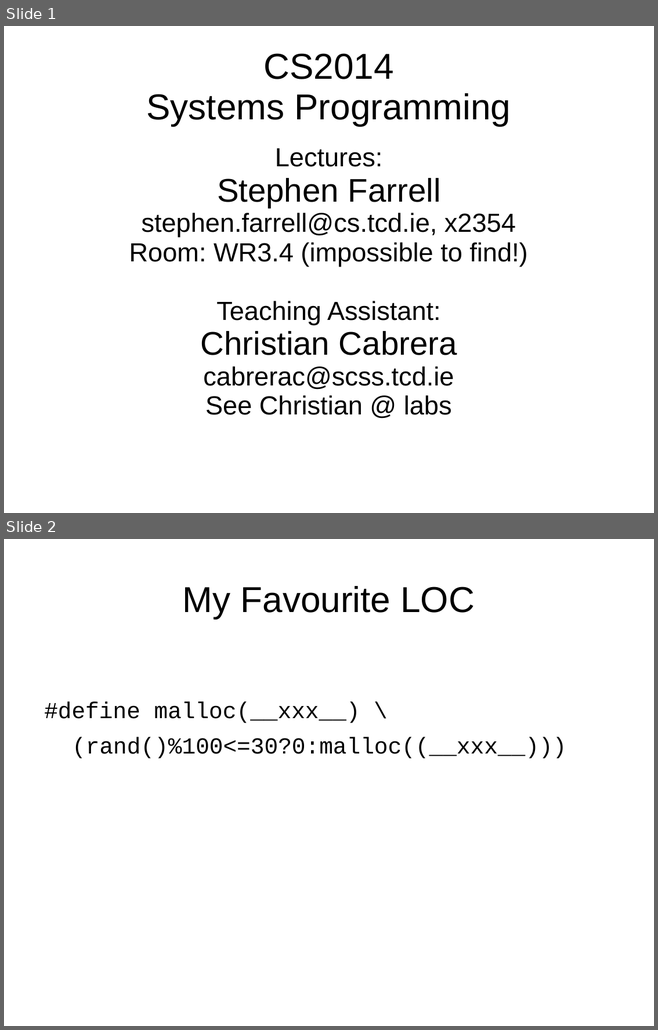
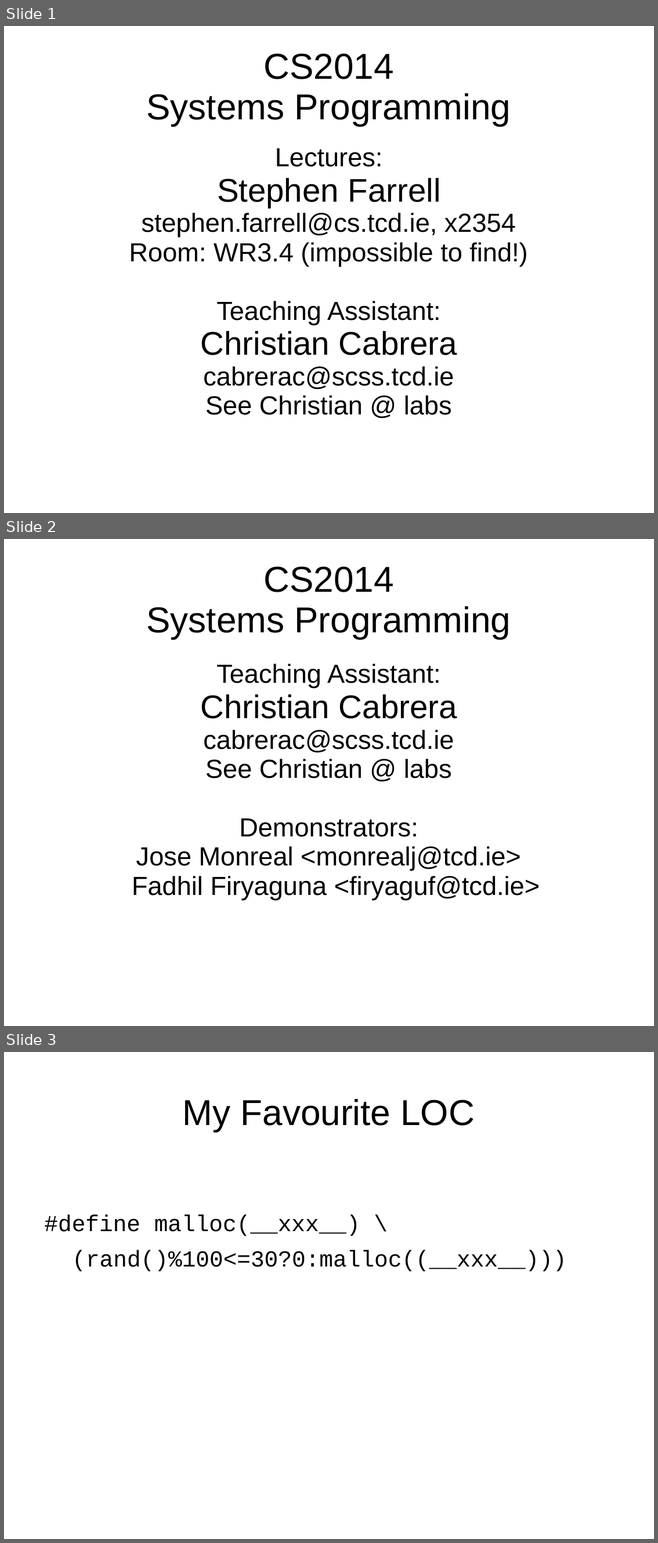
Before and after one commit to sftcd/cs2014, a slide deck: lectures/intro.ppt. Shown one above the other, each under a label of ours: slides 1 and 2 before the commit, slides 1, 2 and 3 after it. The pictures are 658x1030 and 658x1543 pixels, drawn with LibreOffice and Linux fonts; fonts in the diff are those of the drawing. Boxes give left, top, right and bottom in pixels: in the first picture for what was removed or moved away, otherwise in the second. Text is boxed around its words. In the diff, an @@ line names an element or a change of style, - is before the commit and + after.

```diff
--- a/lectures/intro.ppt
+++ b/lectures/intro.ppt
@@ slide 2 added at [4,539,654,1026], background #FFFFFF @@
@@ title added at [147,566,510,639], 44 pt, text #000000 @@
+CS2014
+Systems Programming
@@ subtitle added at [132,664,539,900], 32 pt, text #000000 @@
+Teaching Assistant:
+Christian Cabrera
+cabrerac@scss.tcd.ie
+See Christian @ labs
+Demonstrators:
+Jose Monreal <monrealj@tcd.ie>
+Fadhil Firyaguna <firyaguf@tcd.ie>
@@ what was slide 2 is now slide 3 @@
```
Also in this commit, not shown: 3 slides changed, 1 other slide added, 9 other files.
